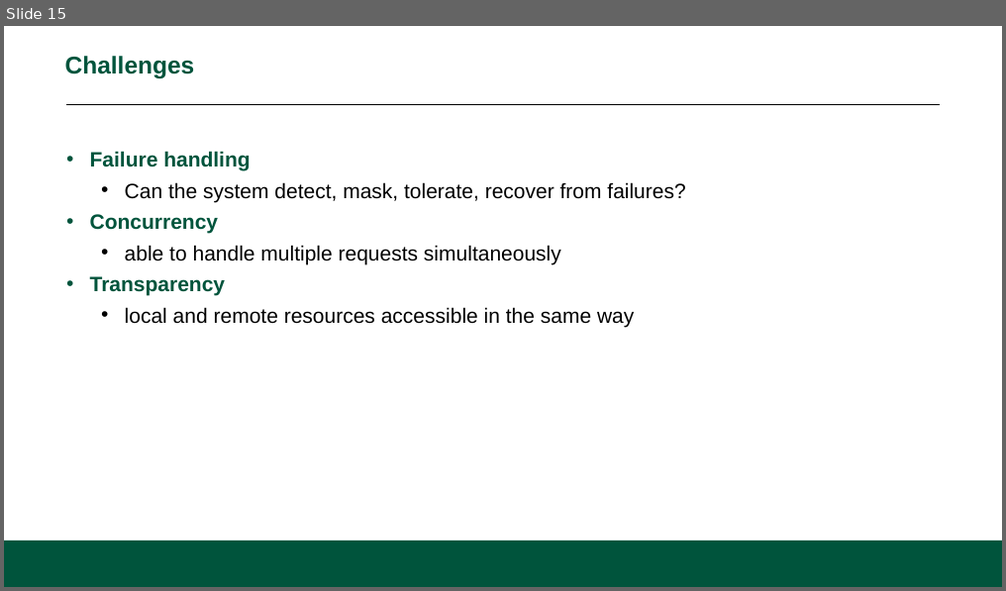
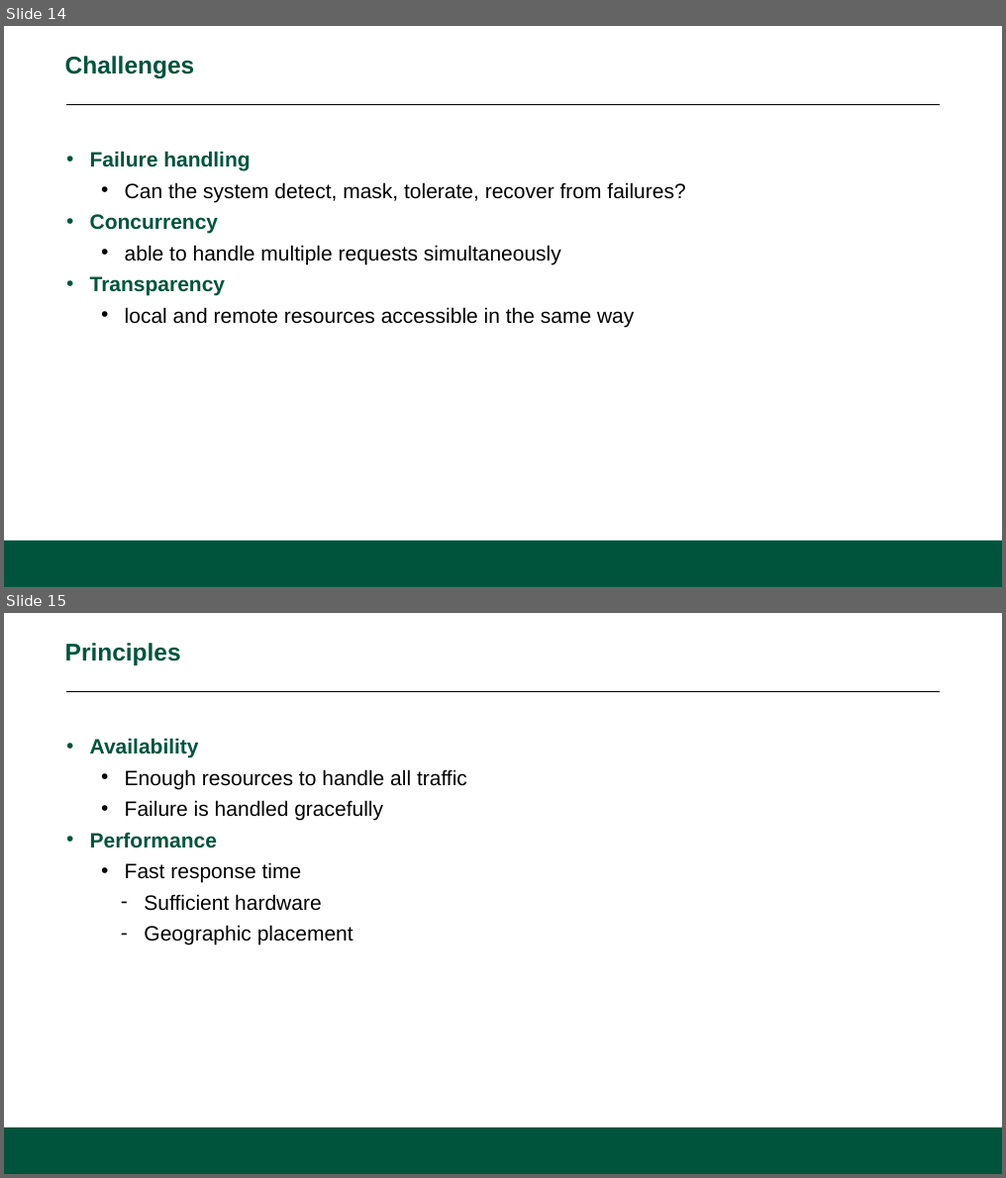
Before and after one commit to CS601-F15/lectures, a slide deck: slides/dsdoverview.pptx. Shown one above the other, each under a label of ours: slide 15 before the commit, slides 14 and 15 after it. The pictures are 1006x591 and 1006x1178 pixels, drawn with LibreOffice and Linux fonts; fonts in the diff are those of the drawing; background and template pictures are left out. Boxes give left, top, right and bottom in pixels: in the first picture for what was removed or moved away, otherwise in the second. Text is boxed around its words. In the diff, an @@ line names an element or a change of style, - is before the commit and + after.

```diff
--- a/slides/dsdoverview.pptx
+++ b/slides/dsdoverview.pptx
@@ slide 15 added at [4, 613, 1002, 1174], background #FFFFFF; not listed: 2 template elements that a slide beside it also shows @@
@@ title added at [65, 643, 181, 665], 28 pt, text #00543C, bold @@
+Principles
@@ text added at [90, 738, 467, 946], 24 pt, text #000000 @@
+• Availability
+      • Enough resources to handle all traffic
+      • Failure is handled gracefully
+• Performance
+      • Fast response time
+        – Sufficient hardware
+        – Geographic placement
@@ what was slide 15 is now slide 14 @@
```
Also in this commit, not shown: 5 other slides added, 2 slides removed.
